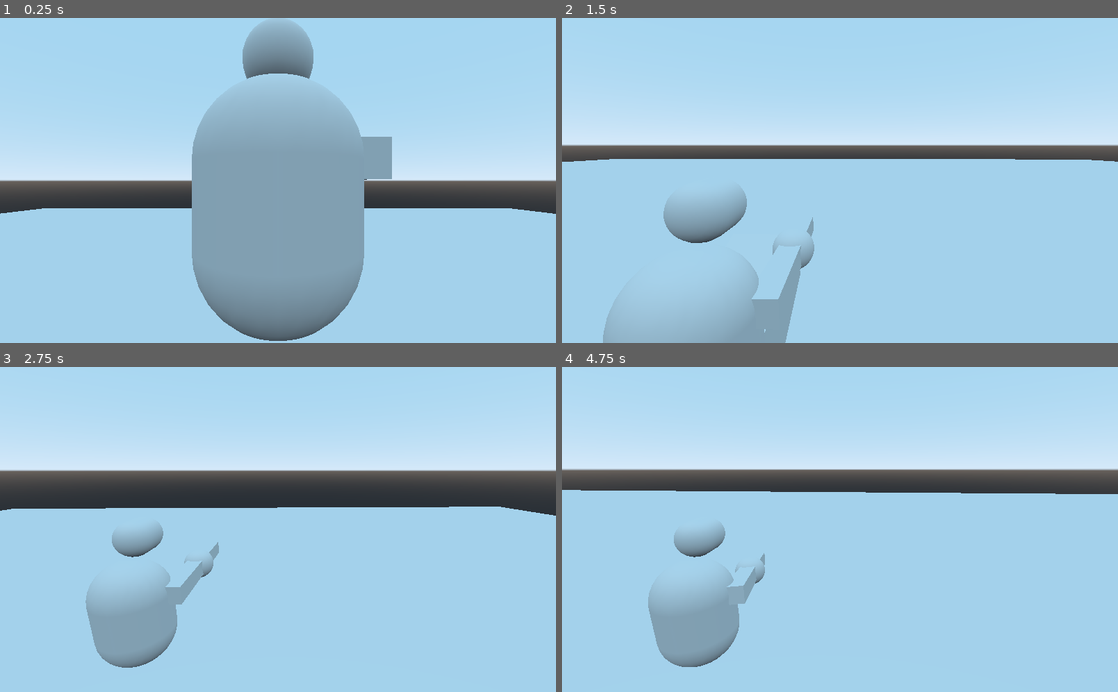
Above: before the commit, frames 1-4 (two rows, left to right).
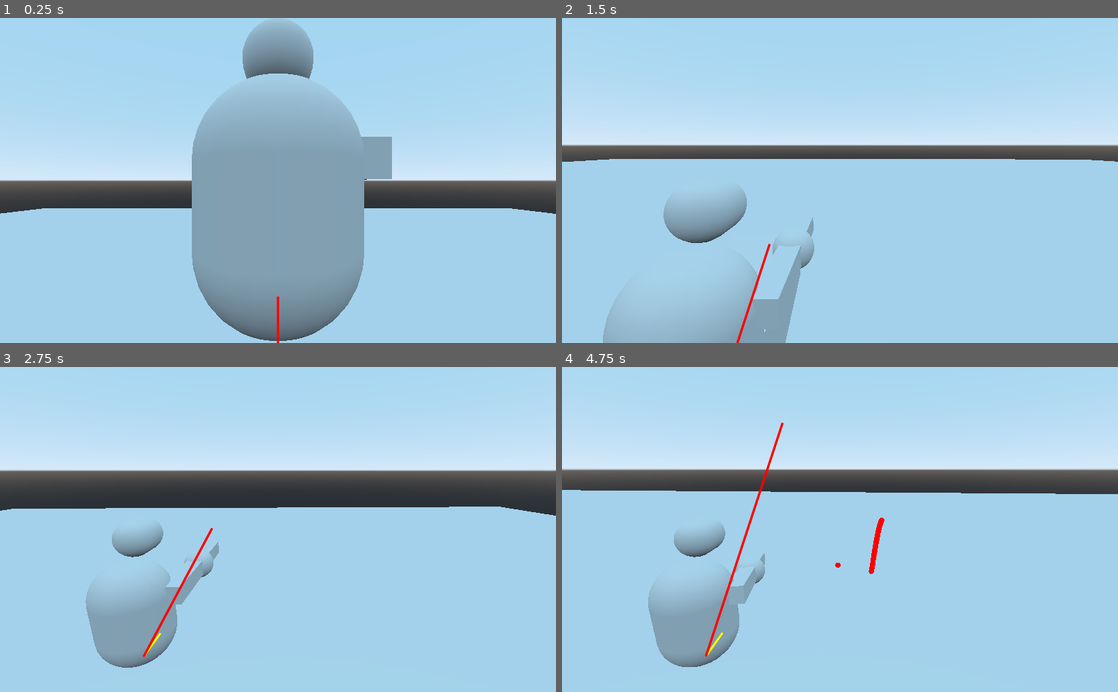
Above: after the commit, the same moments.

Repository: manglemix/PGBR
Game: Godot game, scene res://DebugBattlefield.tscn
The game is run twice, just before and just after one commit, with the same random seed, the same clock (stepped at 60 frames per second) and the same inputs.
Inputs (mouse positions are in pixels of both pictures, inside the frame that each line leads up to):
- Up to frame 1 (0.25 s): no input
- Up to frame 2 (1.5 s): move the mouse to (867, 180) at 0.52 s; hold W (forward) from 0.53 s (still down); right-click (867, 180) at 0.6 s; tap Space (jump) at 0.77 s; move the mouse to (812, 180) at 1.27 s; tap X (change viewpoint) at 1.35 s
- Up to frame 3 (2.75 s): keep holding W (forward); tap Space (jump) at 1.52 s; move the mouse to (289, 523) at 2.02 s; hold Ctrl (crouch, bound only after the commit) from 2.03 s (still down)
- Up to frame 4 (4.75 s): keep holding W (forward); move the mouse to (834, 536) at 2.77 s; release Ctrl (crouch, bound only after the commit) at 2.78 s; tap Shift (crouch, bound only before the commit) at 2.85 s; tap Space (jump) at 3.02, 3.77, 4.52 s; move the mouse to (878, 532) at 3.52 s; press the mouse at (878, 532) at 3.53 s; move the mouse to (795, 526) at 4.27 s; release the mouse at (795, 526) at 4.28 s; right-click (795, 526) at 4.35 s

The runs differ from the first frame. In frame 1, less than 0.1% of the frame differs, in the area x 49-51%, y 85-100%; in frame 2, 0.2%; in frame 3, 0.3%; in frame 4, 0.6%, in the area x 25-58%, y 17-90%.

Commit message:
Comitting scenes for v0.1

Diff:
--- a/PGBR_Project1/BasePerson.tscn
+++ b/PGBR_Project1/BasePerson.tscn
@@ -40,15 +40,14 @@
 
 [node name="MeshInstance" type="MeshInstance" parent="Head"]
 transform = Transform( 1, 0, 0, 0, 1, 0, 0, 0, 1, -2.24672e-08, 0, -0.65838 )
-mesh = SubResource( 4 )
+mesh = SubResource( 3 )
 material/0 = null
 
 [node name="CameraTarget" type="Position3D" parent="Head"]
-transform = Transform( 1, 0, 0, 0, 1, 0, 0, 0, 1, 0, 0, 0 )
 script = ExtResource( 2 )
 transforms = [ Transform( 1, 0, 0, 0, 0.966, 0.259, 0, -0.259, 0.966, 3.957, 1.888, 5.698 ), Transform( 1, 0, 0, 0, 0.966, 0.259, 0, -0.259, 0.966, -3.957, 1.888, 5.698 ) ]
 
 [node name="MeshInstance" type="MeshInstance" parent="."]
 transform = Transform( 1, 0, 0, 0, -4.37114e-08, -1, 0, 1, -4.37114e-08, 0, 1.51222, 0 )
-mesh = SubResource( 2 )
+mesh = SubResource( 4 )
 material/0 = null
--- a/PGBR_Project1/DebugBattlefield.tscn
+++ b/PGBR_Project1/DebugBattlefield.tscn
@@ -20,6 +20,7 @@
 
 [node name="Draft" type="Spatial"]
 script = ExtResource( 1 )
+enable_debug = true
 
 [node name="Terrain" type="MeshInstance" parent="."]
 mesh = SubResource( 1 )
--- a/PGBR_Project1/project.godot
+++ b/PGBR_Project1/project.godot
@@ -75,7 +75,7 @@
 }
 crouch={
 "deadzone": 0.5,
-"events": [ Object(InputEventKey,"resource_local_to_scene":false,"resource_name":"","device":0,"alt":false,"shift":false,"control":false,"meta":false,"command":false,"pressed":false,"scancode":16777237,"unicode":0,"echo":false,"script":null)
+"events": [ Object(InputEventKey,"resource_local_to_scene":false,"resource_name":"","device":0,"alt":false,"shift":false,"control":false,"meta":false,"command":false,"pressed":false,"scancode":16777238,"unicode":0,"echo":false,"script":null)
  ]
 }
 shoot={
@@ -93,6 +93,11 @@
 "events": [ Object(InputEventKey,"resource_local_to_scene":false,"resource_name":"","device":0,"alt":false,"shift":false,"control":false,"meta":false,"command":false,"pressed":false,"scancode":88,"unicode":0,"echo":false,"script":null)
  ]
 }
+sprint={
+"deadzone": 0.5,
+"events": [ Object(InputEventKey,"resource_local_to_scene":false,"resource_name":"","device":0,"alt":false,"shift":false,"control":false,"meta":false,"command":false,"pressed":false,"scancode":16777237,"unicode":0,"echo":false,"script":null)
+ ]
+}
 
 [physics]
 
Not shown: 2 places in PGBR_Project1/BasePerson.tscn that only renumber resources
Not shown, added: PGBR_Project1/export_presets.cfg
